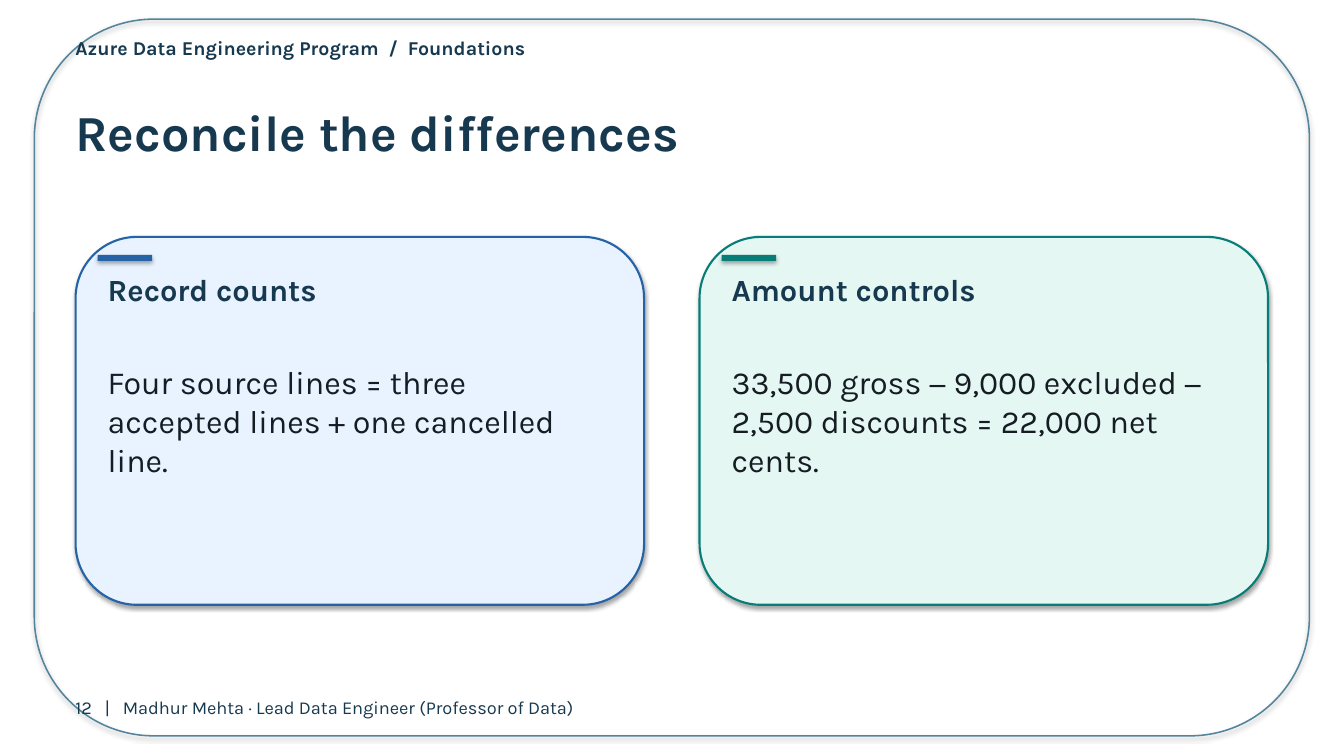
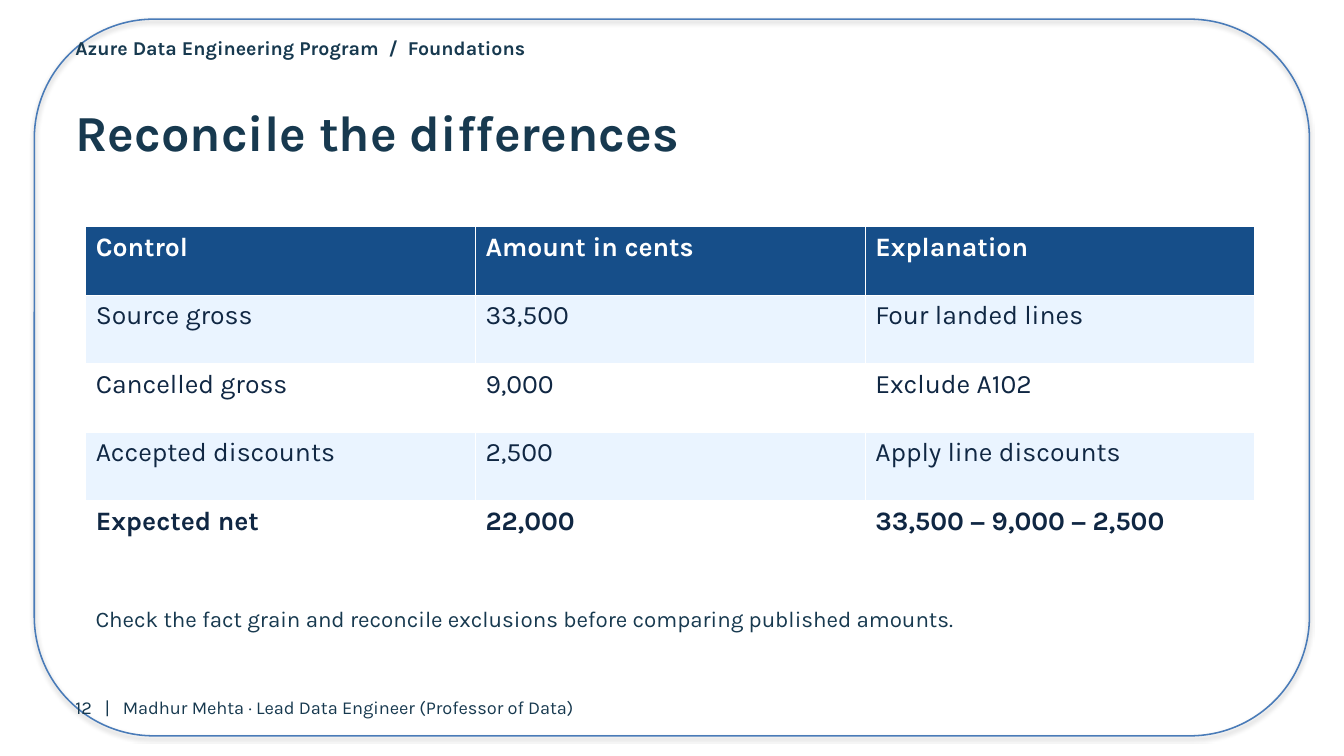
Before and after one commit to Techskills-Aus/azure-data-engineering, a slide deck: slide 12 of 01-data-engineering-foundations/02-oltp-olap-etl-elt/presentation/day02-processing.pptx. Drawn at 1344x756 pixels with LibreOffice and Linux fonts; fonts in the diff are those of the drawing. Boxes give left, top, right and bottom in pixels: in the first picture for what was removed or moved away, otherwise in the second. Text is boxed around its words. In the diff, an @@ line names an element or a change of style, - is before the commit and + after.

```diff
--- a/01-data-engineering-foundations/02-oltp-olap-etl-elt/presentation/day02-processing.pptx
+++ b/01-data-engineering-foundations/02-oltp-olap-etl-elt/presentation/day02-processing.pptx
@@ rounded rectangle at [34,19,1310,736]: outline #52849B 1.1 pt to #497BB8 1.1 pt @@
@@ rounded rectangle removed at [76,237,644,605] @@
@@ table added at [86,227,1256,570], 5 rows, 3 columns @@
+Control | Amount in cents | Explanation
+Source gross | 33,500 | Four landed lines
+Cancelled gross | 9,000 | Exclude A102
+Accepted discounts | 2,500 | Apply line discounts
+Expected net | 22,000 | 33,500 − 9,000 − 2,500
@@ rounded rectangle removed at [700,237,1268,605] @@
@@ rectangle removed at [98,255,152,261] @@
@@ rectangle removed at [722,255,776,261] @@
@@ text removed at [108,280,316,302] @@
-Record counts
@@ text removed at [732,280,976,302] @@
-Amount controls
@@ text removed at [108,372,554,473] @@
-Four source lines = three accepted lines + one cancelled line.
@@ text removed at [732,372,1177,473] @@
-33,500 gross − 9,000 excluded − 2,500 discounts = 22,000 net cents.
@@ text added at [96,611,953,633], 16 pt, text #17394F @@
+Check the fact grain and reconcile exclusions before comparing published amounts.
```
Also in this commit, not shown: 17 other slides changed.
